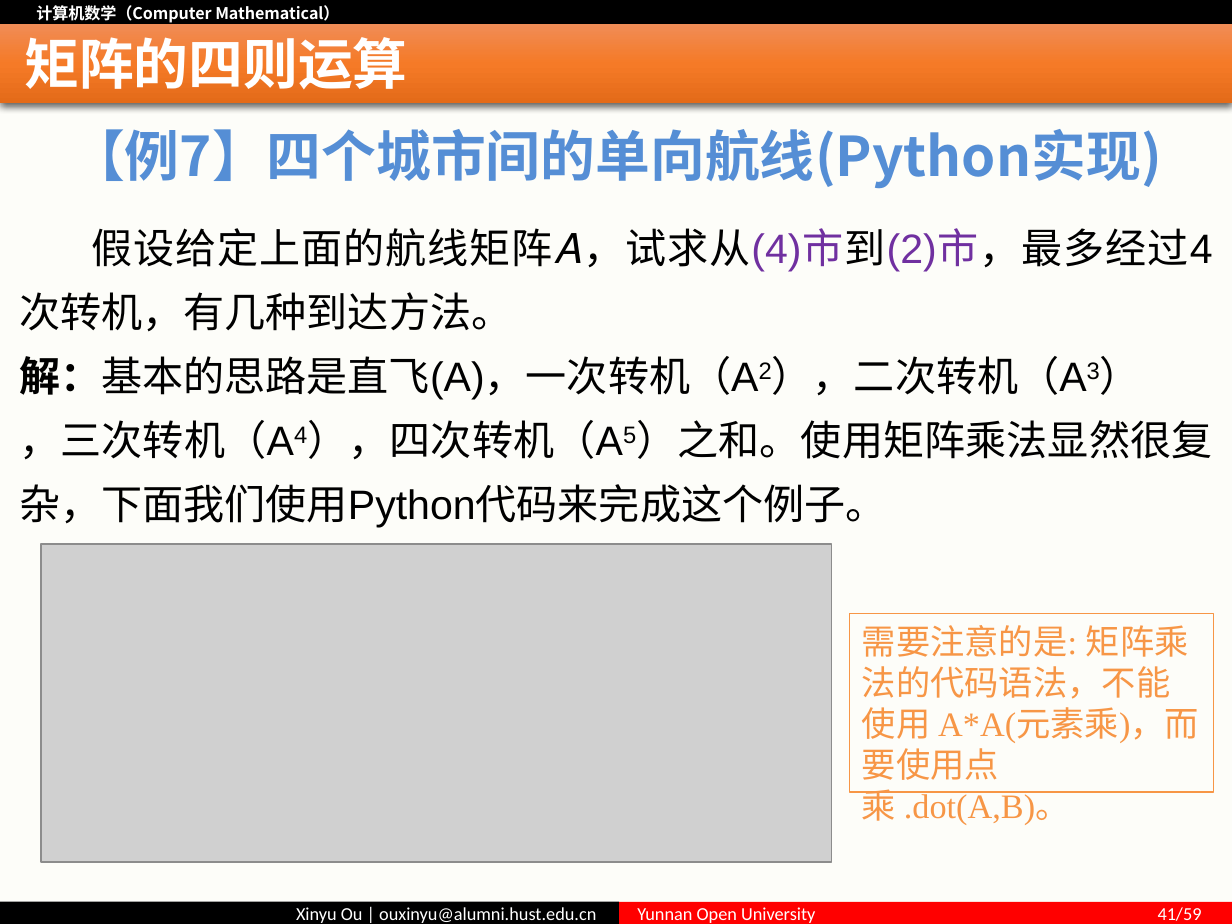
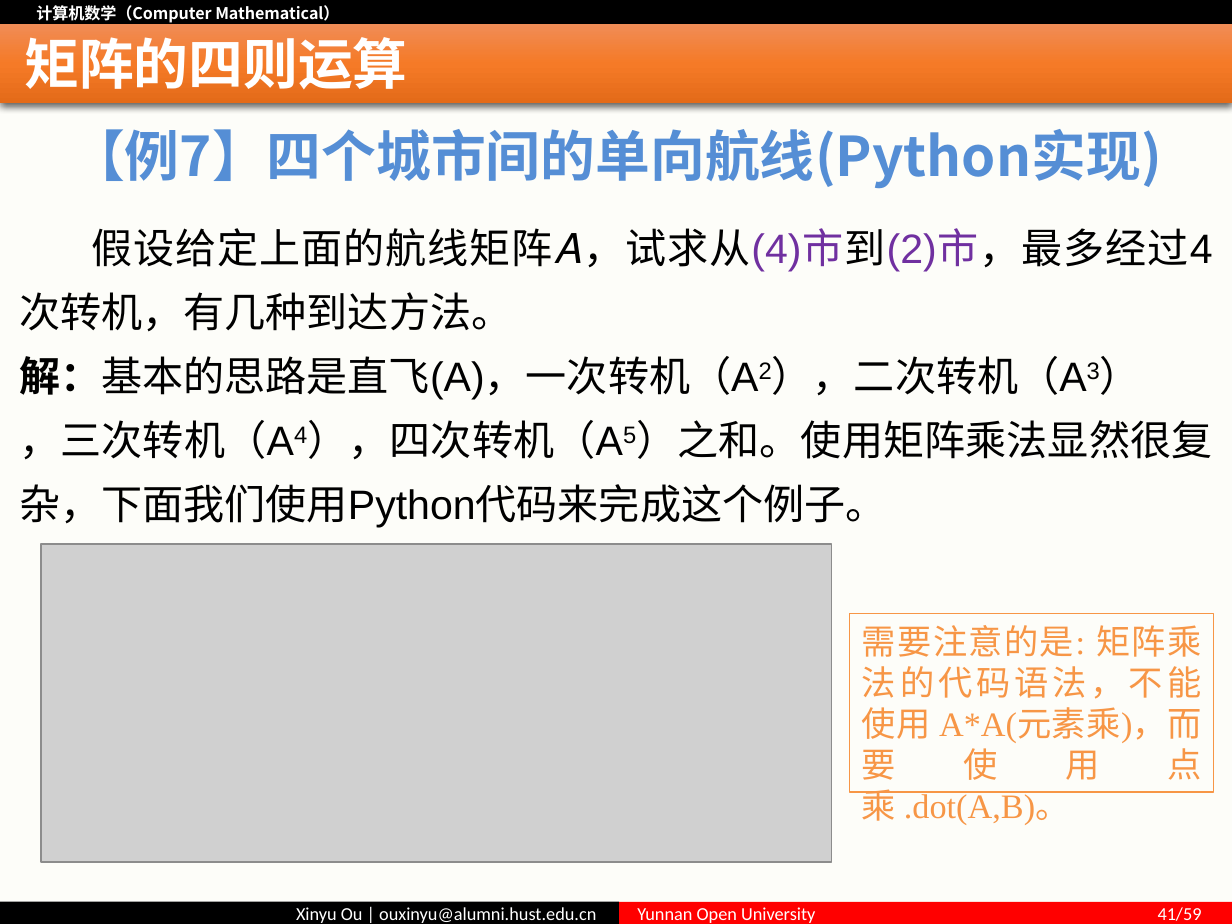
Before and after one commit to ouxinyu/Teaching, a slide deck: slide 41 of ComputerMath/PPT/第04讲 矩阵.pptx. Drawn at 1232x924 pixels with LibreOffice and Linux fonts; fonts in the diff are those of the drawing; grey boxes stand for pictures. Boxes give left, top, right and bottom in pixels: in the first picture for what was removed or moved away, otherwise in the second. Text is boxed around its words. In the diff, an @@ line names an element or a change of style, - is before the commit and + after.

Commit message:
调整矩阵这一章的课件内容

```diff
--- a/ComputerMath/PPT/第04讲 矩阵.pptx
+++ b/ComputerMath/PPT/第04讲 矩阵.pptx
@@ rectangle "需要注意的是: 矩阵乘法的代码语法，不能使用 A*A(元素乘)，而要使用点乘 .dot(A,B)。" at <box>850,614,1214,792</box>: alignment left to justified @@
```
Also in this commit, not shown: 5 other slides changed, 5 other files.
